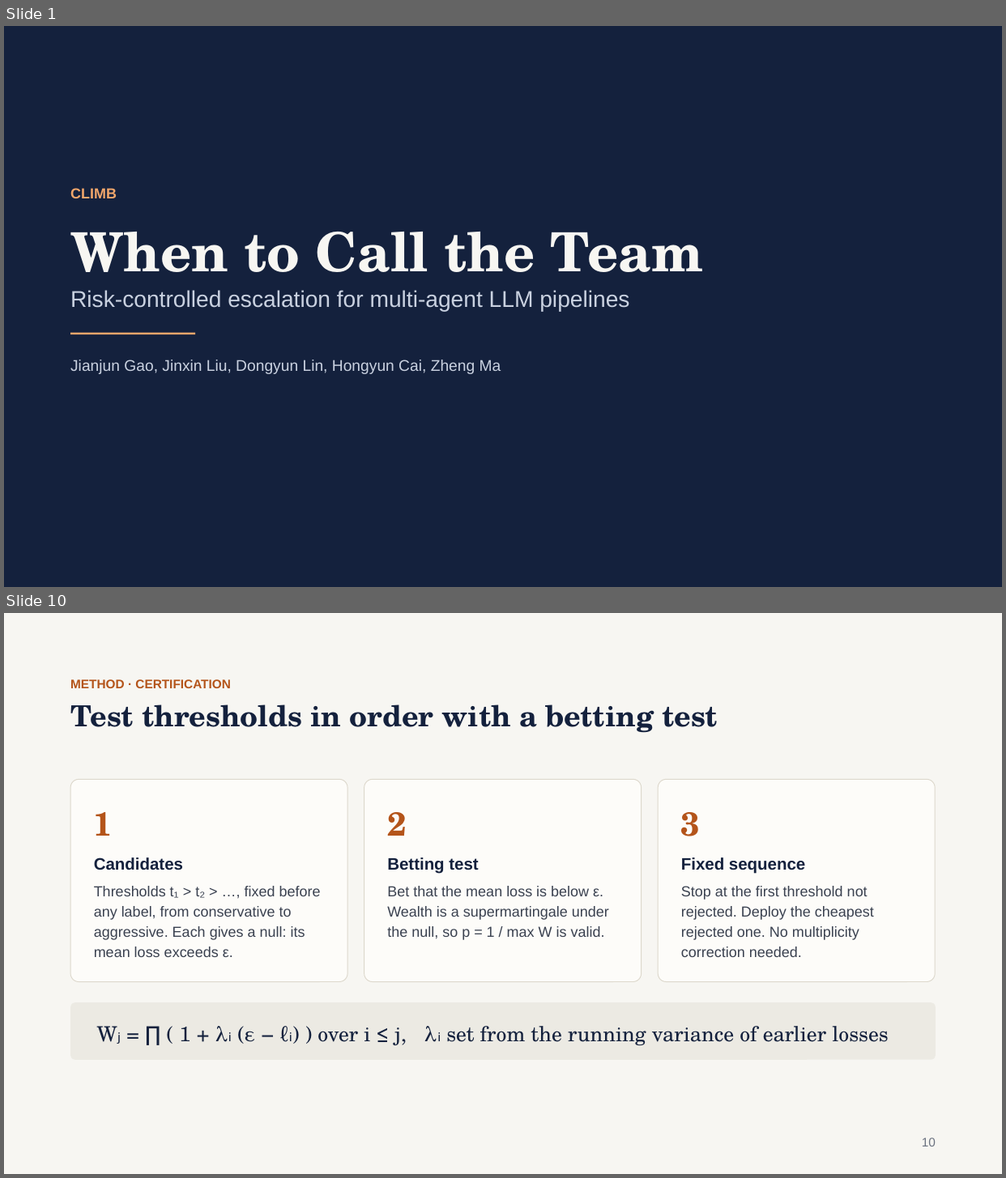
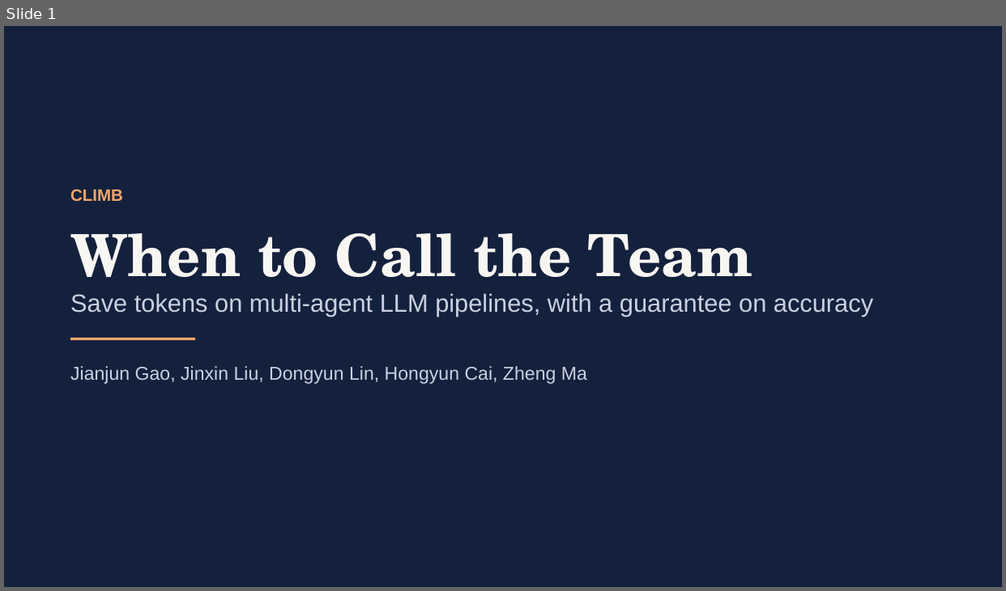
Before and after one commit to gaoj21/tokenbank, a slide deck: slides/CLIMB_talk.pptx. Shown one above the other, each under a label of ours: slides 1 and 10 before the commit, slide 1 after it; the slides between them are not shown. The pictures are 1006x1178 and 1006x591 pixels, drawn with LibreOffice and Linux fonts; fonts in the diff are those of the drawing. Boxes give left, top, right and bottom in pixels: in the first picture for what was removed or moved away, otherwise in the second. Text is boxed around its words. In the diff, an @@ line names an element or a change of style, - is before the commit and + after.

```diff
--- a/slides/CLIMB_talk.pptx
+++ b/slides/CLIMB_talk.pptx
@@ slide 10 removed at (x1=4, y1=613, x2=1002, y2=1174), background #F7F6F2 @@
@@ text removed at (x1=70, y1=679, x2=231, y2=688) @@
-METHOD · CERTIFICATION
@@ text removed at (x1=70, y1=705, x2=718, y2=733) @@
-Test thresholds in order with a betting test
@@ rounded rectangle removed at (x1=70, y1=779, x2=347, y2=982) @@
-1
-Candidates
-Thresholds t₁ > t₂ > …, fixed before any label, from conservative to aggressive. Each gives a null: its mean loss exceeds ε.
@@ rounded rectangle removed at (x1=364, y1=779, x2=641, y2=982) @@
-2
-Betting test
-Bet that the mean loss is below ε. Wealth is a supermartingale under the null, so p = 1 / max W is valid.
@@ rounded rectangle removed at (x1=658, y1=779, x2=936, y2=982) @@
-3
-Fixed sequence
-Stop at the first threshold not rejected. Deploy the cheapest rejected one. No multiplicity correction needed.
@@ rounded rectangle removed at (x1=70, y1=1003, x2=936, y2=1060) @@
-Wⱼ = ∏ ( 1 + λᵢ (ε − ℓᵢ) ) over i ≤ j, λᵢ set from the running variance of earlier losses
@@ text removed at (x1=922, y1=1138, x2=936, y2=1147) @@
-10
@@ slide 1 changed as well @@
@@ text "CLIMB" at (x1=70, y1=189, x2=123, y2=201): size 14 to 16 pt @@
@@ text "When to Call the Team" at (x1=70, y1=233, x2=753, y2=296): size 52 to 56 pt @@
@@ text at (x1=70, y1=293, x2=873, y2=317): text changed; size 22 to 24 pt @@
-Risk-controlled escalation for multi-agent LLM pipelines
+Save tokens on multi-agent LLM pipelines, with a guarantee on accuracy
@@ rectangle moved from (x1=70, y1=333, x2=196, y2=335) to (x1=70, y1=338, x2=196, y2=340) @@
@@ text "Jianjun Gao, Jinxin Liu, Dongyun ..." at (x1=70, y1=366, x2=587, y2=384): size 15 to 18 pt @@
```
Also in this commit, not shown: 17 slides added, 17 other slides removed, 14 other files.
